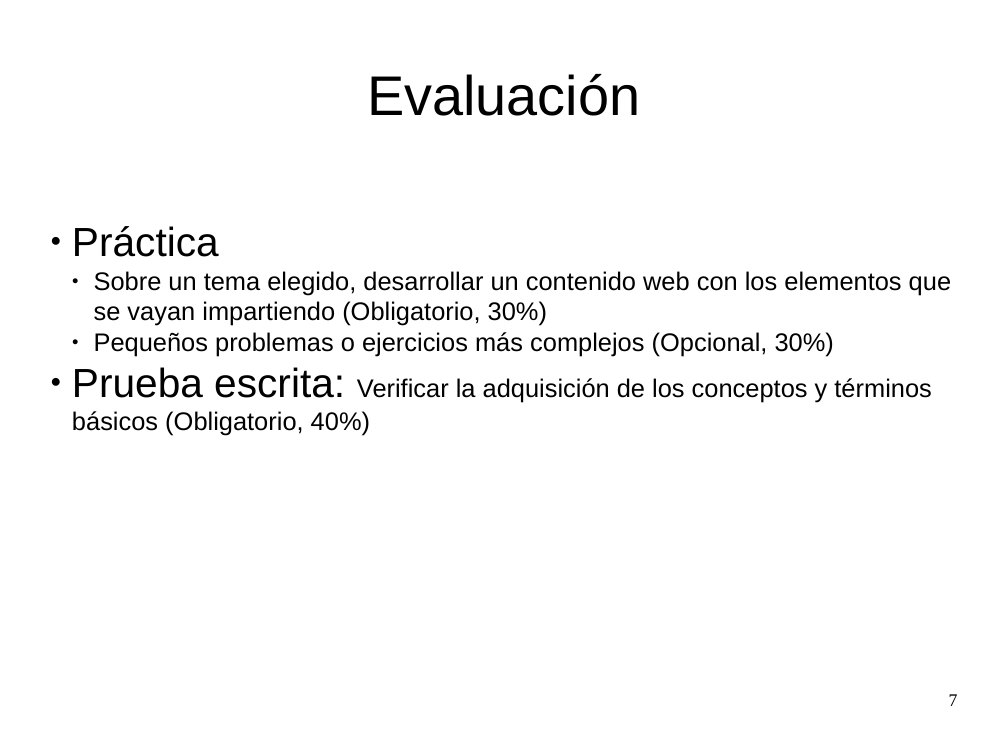
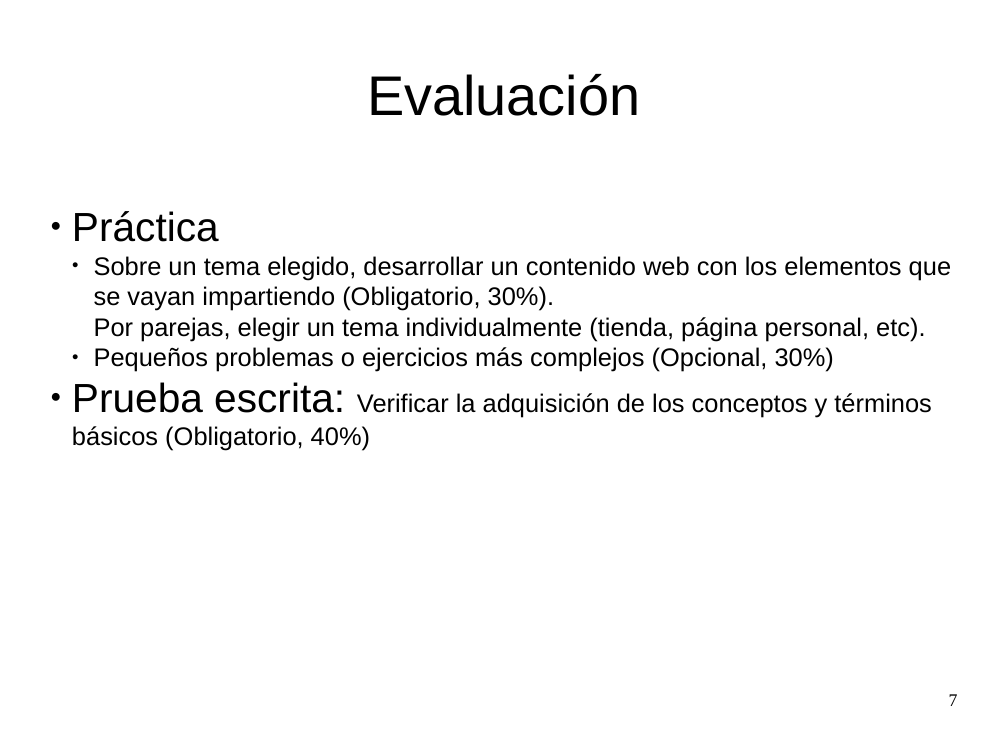
Before and after one commit to fjarandag/tic2, a slide deck: slide 7 of t02-www/101-introduccion.odp. Drawn at 1008x756 pixels with LibreOffice and Linux fonts; fonts in the diff are those of the drawing. Boxes give left, top, right and bottom in pixels: in the first picture for what was removed or moved away, otherwise in the second. Text is boxed around its words. In the diff, an @@ line names an element or a change of style, - is before the commit and + after.

```diff
--- a/t02-www/101-introduccion.odp
+++ b/t02-www/101-introduccion.odp
@@ subtitle at (94,256,951,341): text changed @@
-  ● Sobre un tema elegido, desarrollar un contenido web con los elementos que se vayan impartiendo (Obligatorio, 30%)
+  ● Sobre un tema elegido, desarrollar un contenido web con los elementos que se vayan impartiendo (Obligatorio, 30%).
+    Por parejas, elegir un tema individualmente (tienda, página personal, etc).
```
Also in this commit, not shown: 2 other slides changed, 2 other files.
